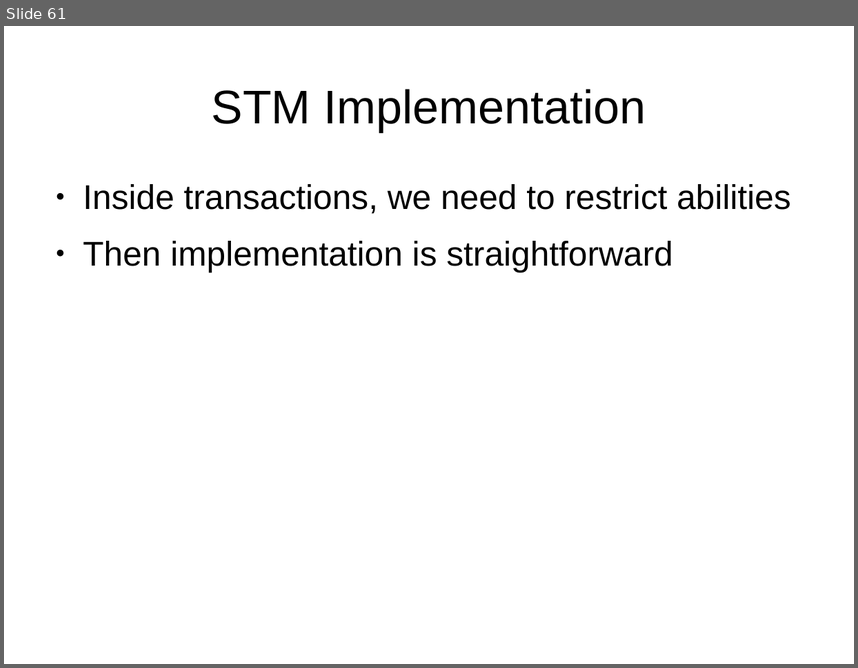
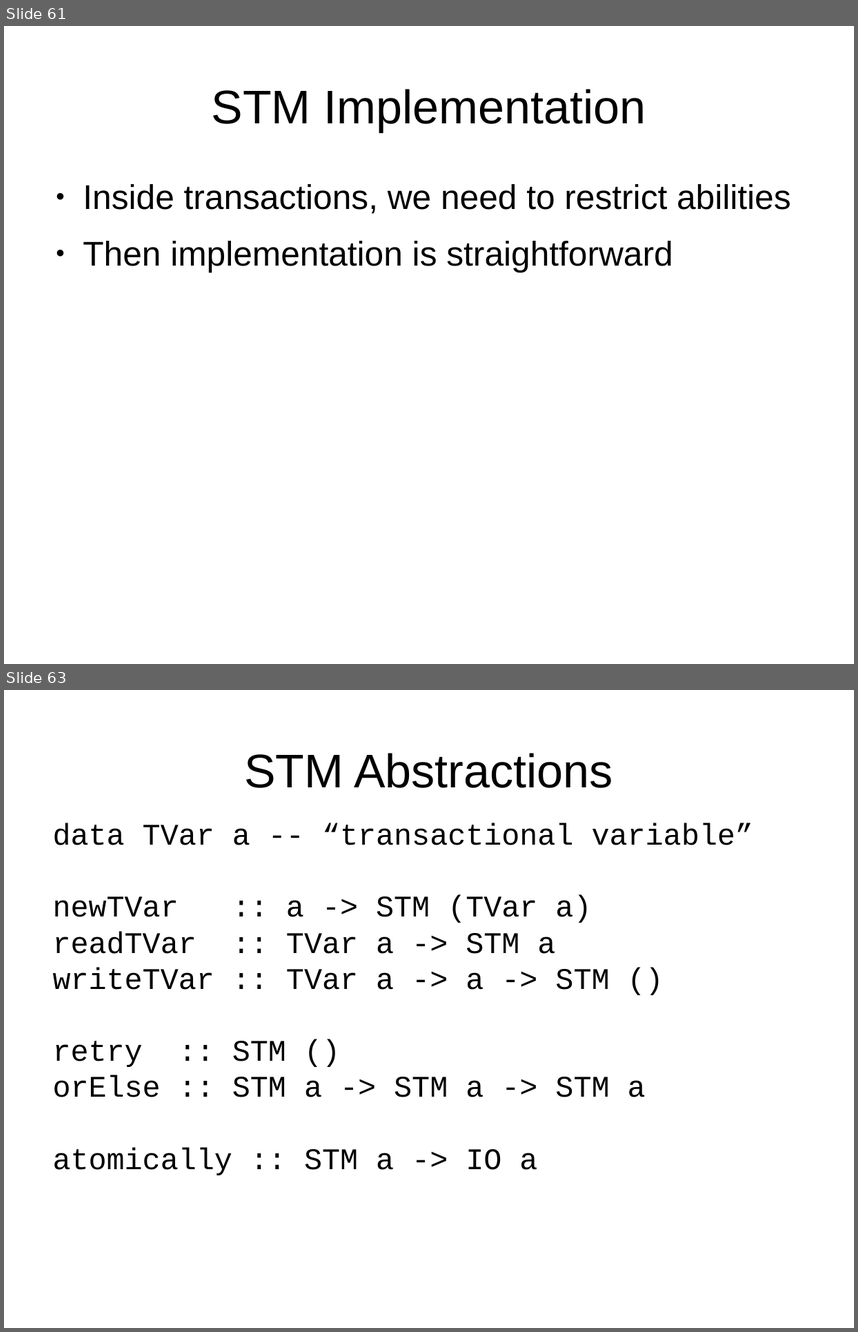
Before and after one commit to luqui/luqui-misc, a slide deck: work/present/monads/monads.odp. Shown one above the other, each under a label of ours: slide 61 before the commit, slides 61 and 63 after it; the slides between them are not shown. The pictures are 858x668 and 858x1332 pixels, drawn with LibreOffice and Linux fonts; fonts in the diff are those of the drawing. Boxes give left, top, right and bottom in pixels: in the first picture for what was removed or moved away, otherwise in the second. Text is boxed around its words. In the diff, an @@ line names an element or a change of style, - is before the commit and + after.

```diff
--- a/work/present/monads/monads.odp
+++ b/work/present/monads/monads.odp
@@ slide 63 added at bbox=[4, 690, 854, 1328], background #FFFFFF @@
@@ title added at bbox=[244, 753, 613, 788], 44 pt, text #000000 @@
+STM Abstractions
@@ text added at bbox=[53, 822, 753, 1175], 28 pt, text #000000 @@
+data TVar a -- “transactional variable”
+newTVar :: a -> STM (TVar a)
+readTVar :: TVar a -> STM a
+writeTVar :: TVar a -> a -> STM ()
+retry :: STM ()
+orElse :: STM a -> STM a -> STM a
+atomically :: STM a -> IO a
```
Also in this commit, not shown: 1 other slide added.
